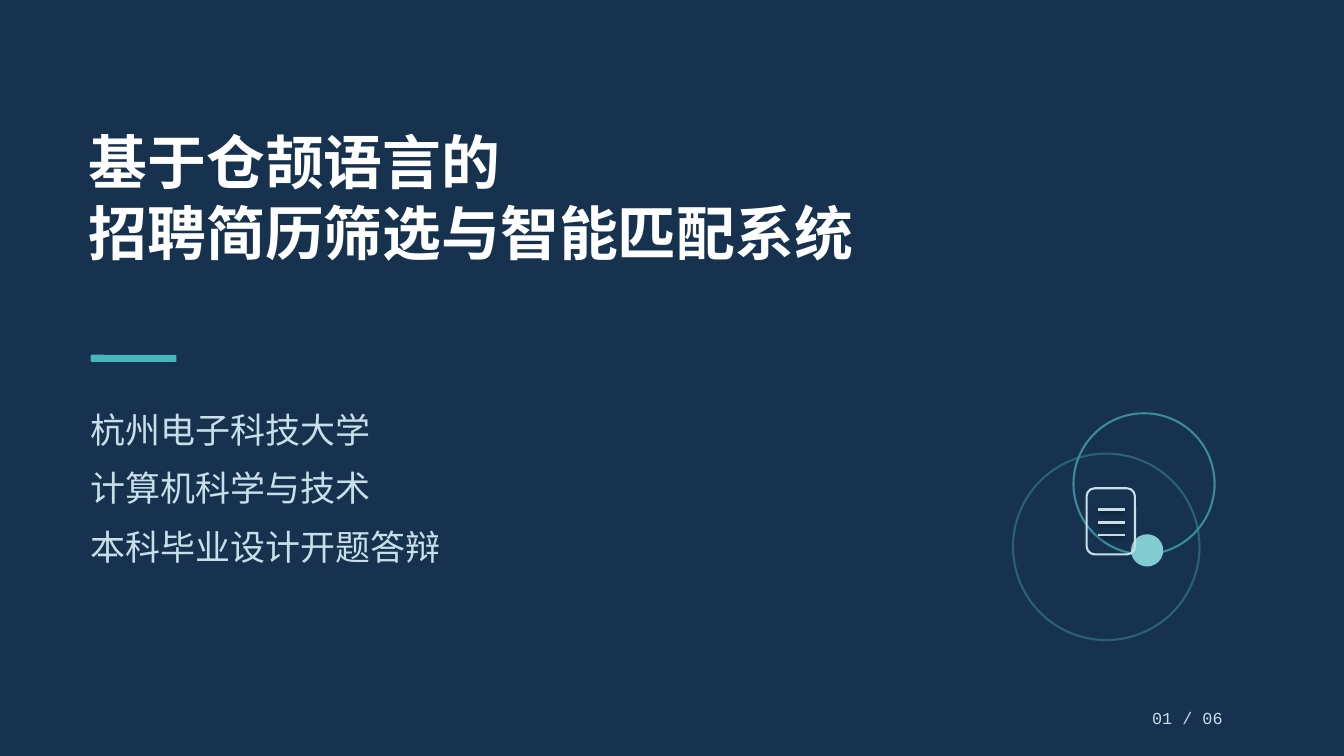
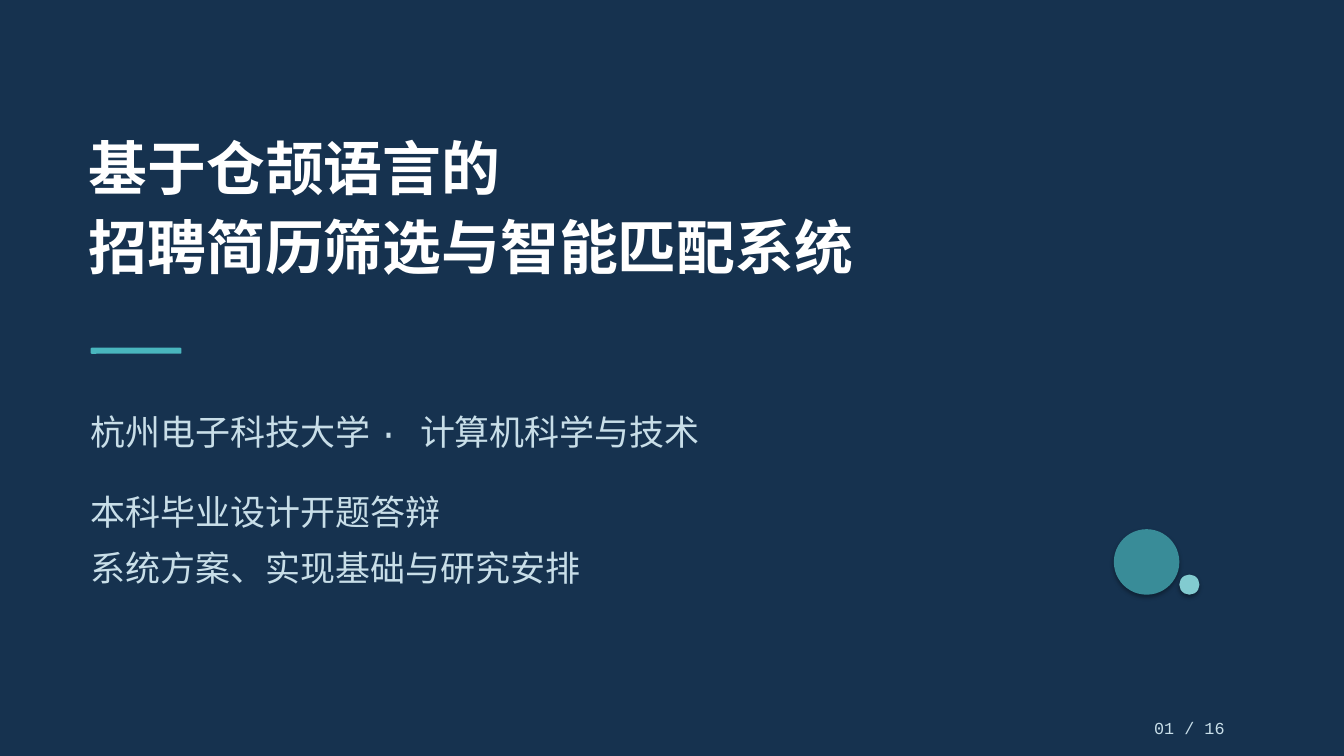
Before and after one commit to Yinjia-Chen/cangjie-resume-match, a slide deck: slide 1 of docs/presentation/opening-defense.pptx. Drawn at 1344x756 pixels with LibreOffice and Linux fonts; fonts in the diff are those of the drawing. Boxes give left, top, right and bottom in pixels: in the first picture for what was removed or moved away, otherwise in the second. Text is boxed around its words. In the diff, an @@ line names an element or a change of style, - is before the commit and + after.

Commit message:
docs: 完善开题答辩详细方案与研究安排

```diff
--- a/docs/presentation/opening-defense.pptx
+++ b/docs/presentation/opening-defense.pptx
@@ text "基于仓颉语言的" at box(89, 140, 854, 275): line spacing 1 to 1.12 @@
@@ rounded rectangle: place and size @@
-rounded rectangle at box(91, 355, 176, 362)
+rounded rectangle at box(91, 348, 181, 354)
@@ text at box(91, 415, 700, 448): text changed @@
-计算机科学与技术
+杭州电子科技大学 · 计算机科学与技术
@@ text removed at box(91, 413, 371, 446) @@
-杭州电子科技大学
@@ ellipse removed at box(1074, 413, 1215, 555) @@
@@ ellipse removed at box(1013, 454, 1200, 640) @@
@@ text "本科毕业设计开题答辩" at box(91, 495, 441, 528): line spacing 1 to 1.12 @@
@@ text "本科毕业设计开题答辩": place and size @@
-text "本科毕业设计开题答辩" at box(91, 530, 441, 563)
+text "本科毕业设计开题答辩" at box(91, 495, 441, 528)
@@ rounded rectangle removed at box(1087, 488, 1135, 555) @@
@@ line removed from (1098, 509) to (1125, 509) @@
@@ line removed from (1098, 522) to (1125, 522) @@
@@ line removed from (1098, 535) to (1125, 535) @@
@@ ellipse added at box(1114, 529, 1180, 595), fill #398C98 @@
@@ text added at box(91, 551, 580, 584), 25 pt, text #C8DEE8 @@
+系统方案、实现基础与研究安排
@@ ellipse: place and size @@
-ellipse at box(1131, 534, 1164, 567)
+ellipse at box(1180, 575, 1200, 595)
@@ ellipse at box(1180, 575, 1200, 595): shadow on @@
@@ text at box(1154, 723, 1224, 734): text changed @@
-01 / 06
+01 / 16
```
Also in this commit, not shown: 15 slides added, 5 slides removed, 1 other file.
